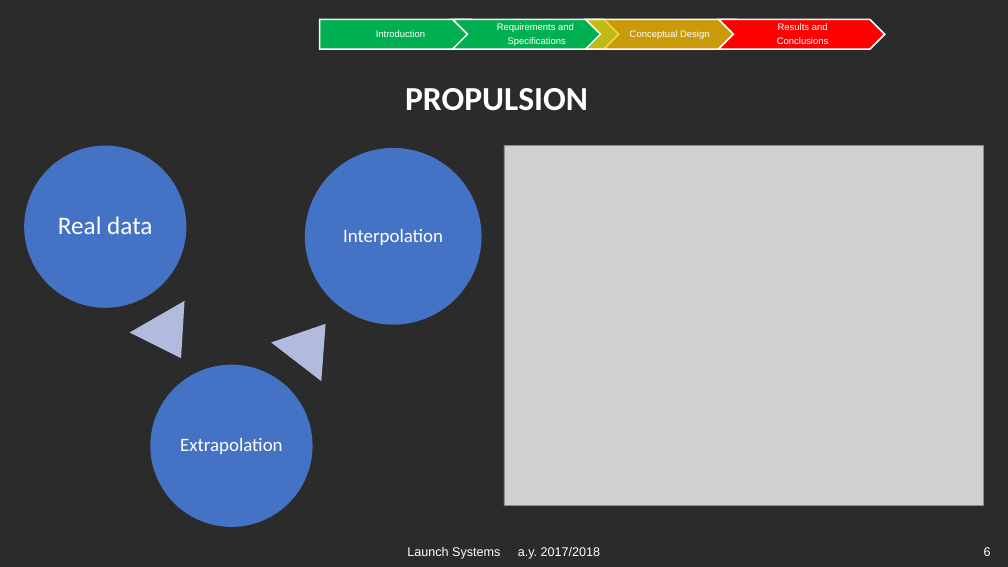
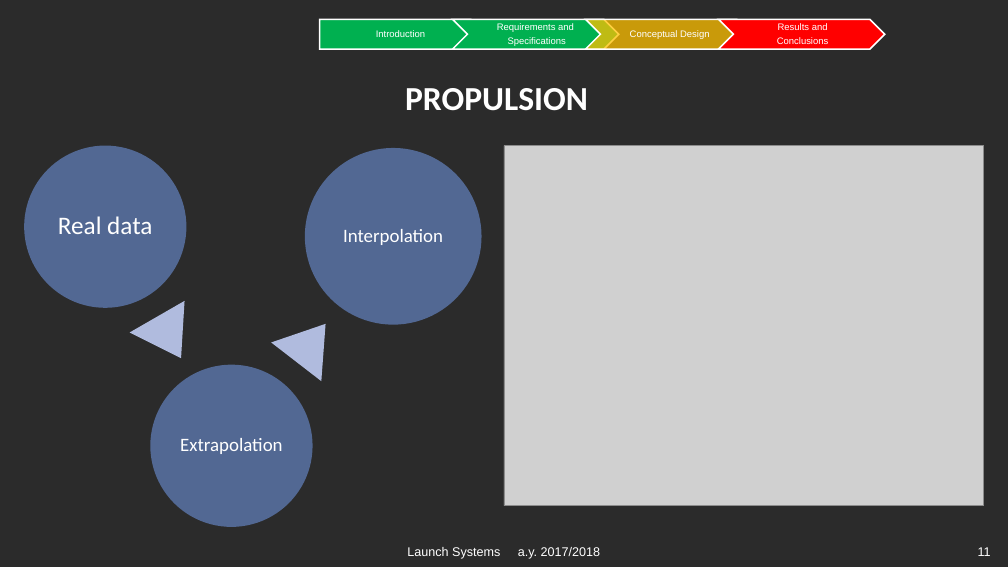
Before and after one commit to aeroanselm/Imbalance_project, a slide deck: slide 11 of Report/Project_Presentation_Ale.pptx (slide 6 before the commit). Drawn at 1008x567 pixels with LibreOffice and Linux fonts; fonts in the diff are those of the drawing; grey boxes stand for pictures; background and template pictures are left out; a plain dark background stands for a picture behind light text. Boxes give left, top, right and bottom in pixels: in the first picture for what was removed or moved away, otherwise in the second. Text is boxed around its words. In the diff, an @@ line names an element or a change of style, - is before the commit and + after.

```diff
--- a/Report/Project_Presentation_Ale.pptx
+++ b/Report/Project_Presentation_Ale.pptx
@@ fill #4472C4 to #526893 in 3 elements at <box>150,364,313,527</box>, <box>305,148,482,325</box>, <box>24,146,187,309</box> @@
@@ page number at <box>978,547,991,556</box>: text changed @@
-6
+11
```
Also in this commit, not shown: 9 other slides changed, 5 slides added.
